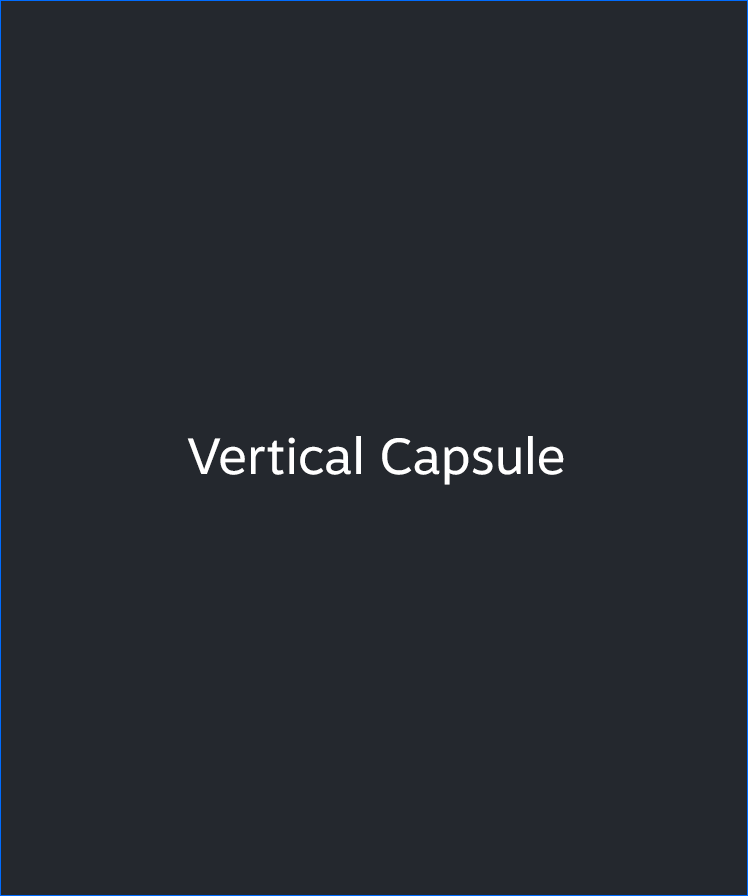
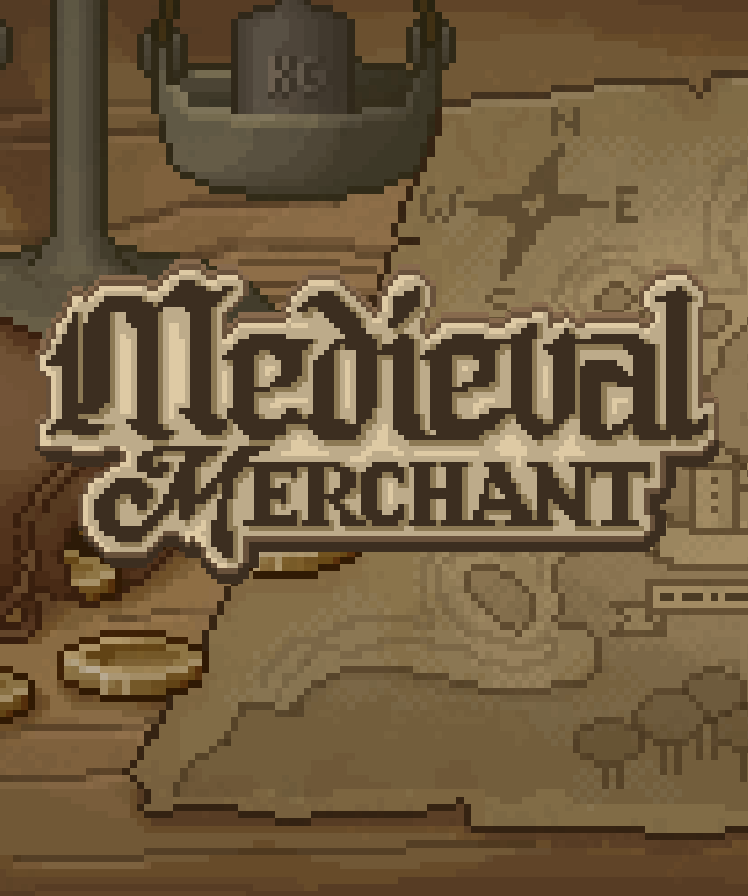
Two versions of the same layered image (748×896). Layer-by-layer changes:
added layer "MM-Logo" in group "Art" over [35, 259, 719, 584]
added layer "Ebene 1" (multiply, 10%) in group "Art" over [0, 0, 748, 896]
added layer "medieval_merchant-BG" in group "Art" over [0, 0, 748, 896]